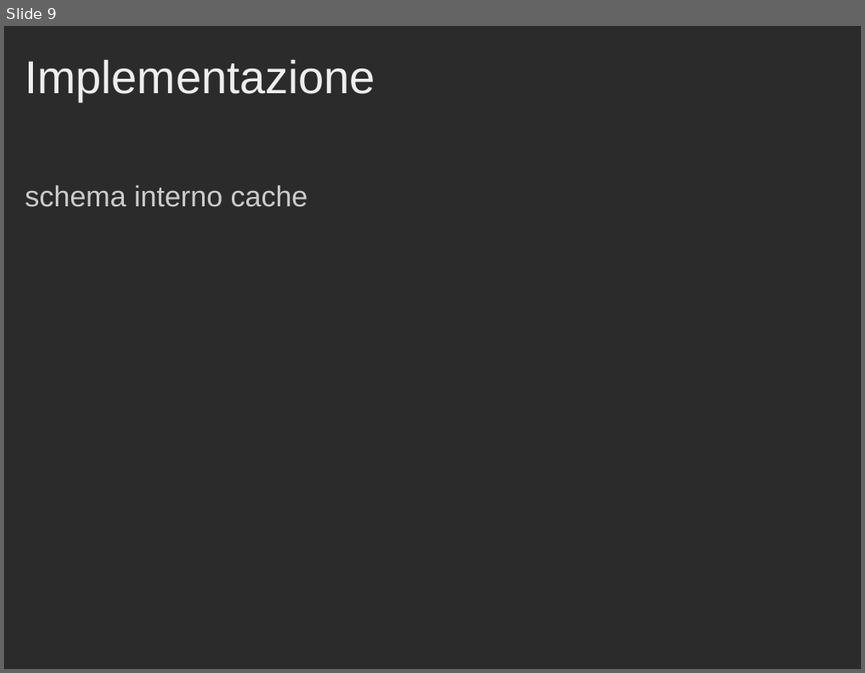
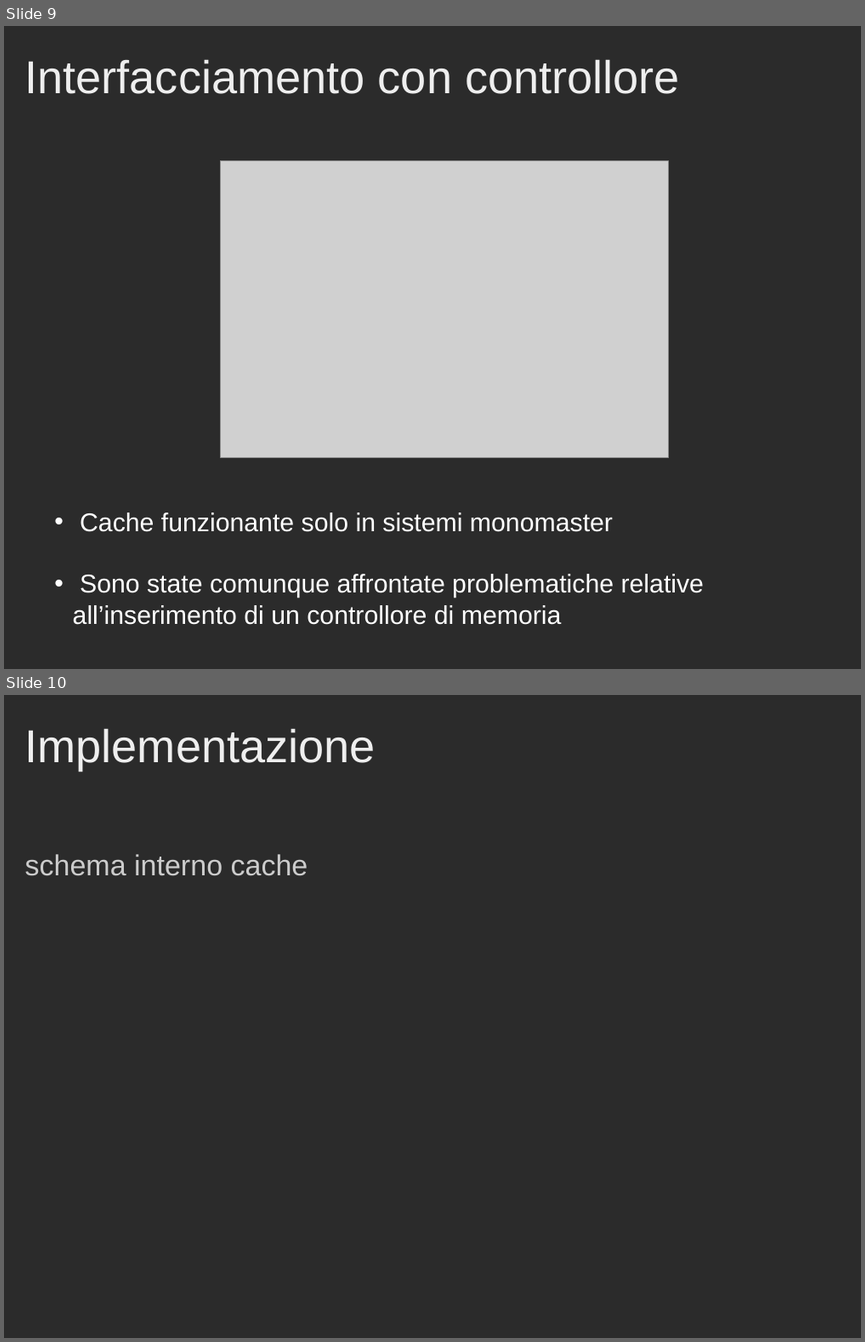
Before and after one commit to Muffo/dlxcache, a slide deck: Presentazione_Progetto_Cache.ppt. Shown one above the other, each under a label of ours: slide 9 before the commit, slides 9 and 10 after it. The pictures are 865x673 and 865x1342 pixels, drawn with LibreOffice and Linux fonts; fonts in the diff are those of the drawing; grey boxes stand for pictures; background and template pictures are left out; a plain dark background stands for a picture behind light text. Boxes give left, top, right and bottom in pixels: in the first picture for what was removed or moved away, otherwise in the second. Text is boxed around its words. In the diff, an @@ line names an element or a change of style, - is before the commit and + after.

```diff
--- a/Presentazione_Progetto_Cache.ppt
+++ b/Presentazione_Progetto_Cache.ppt
@@ slide 9 added at (x1=4, y1=26, x2=861, y2=669), background picture (left out) @@
@@ title added at (x1=25, y1=59, x2=680, y2=94), 43 pt, text #EEEEEE @@
+Interfacciamento con controllore
@@ picture added at (x1=221, y1=161, x2=669, y2=458) @@
@@ text added at (x1=73, y1=512, x2=704, y2=624), 24 pt, text #FFFFFF @@
+• Cache funzionante solo in sistemi monomaster
+• Sono state comunque affrontate problematiche relative all’inserimento di un controllore di memoria
@@ what was slide 9 is now slide 10 @@
```
Also in this commit, not shown: 10 slides changed, 5 other slides added, 5 slides removed, 1 other file.
